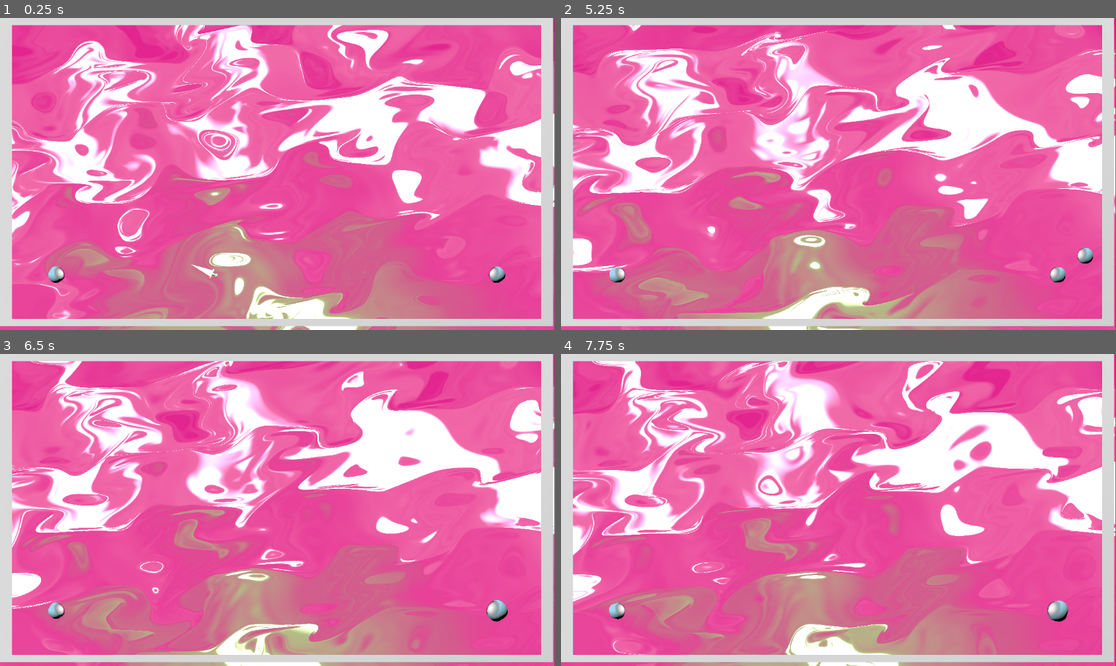
Above: before the commit, frames 1-4 (two rows, left to right).
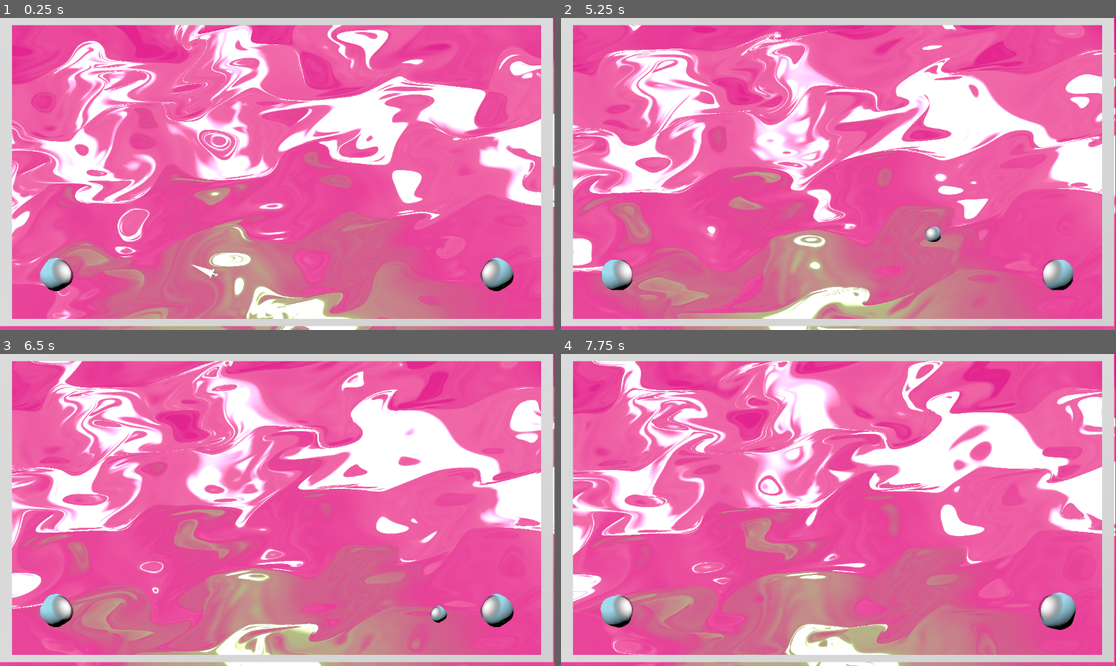
Above: after the commit, the same moments.

Repository: Ultimo-Momento-Responsable/GGJ2025
Game: Godot game, scene res://scenes/viewport.tscn
Same seed, same stepped clock (60 frames per second), same inputs: the game is played once before the commit and once after it.
Inputs:
- Up to frame 1 (0.25 s): no input
- Up to frame 2 (5.25 s): no input
- Up to frame 3 (6.5 s): no input
- Up to frame 4 (7.75 s): no input

The runs differ from the first frame. In frame 1, 0.9% of the frame differs, in the area x 7-93%, y 76-88%; in frame 2, 1.1%, in the area x 7-96%, y 66-88%; in frame 3, 0.9%; in frame 4, 1.0%.

Commit message:
feat: la bola

Diff:
--- a/scenes/arena_base.tscn
+++ b/scenes/arena_base.tscn
@@ -37,7 +37,7 @@
 sky_mode = 1
 
 [node name="Player1" parent="WorldEnvironment" instance=ExtResource("2_8abf3")]
-transform = Transform3D(1, 0, 0, 0, 1, 0, 0, 0, 1, -15, -7, 0)
+transform = Transform3D(2, 0, 0, 0, 2, 0, 0, 0, 2, -15, -7, 0)
 collision_mask = 5
 
 [node name="Limits" parent="WorldEnvironment" instance=ExtResource("2_r4jfj")]
@@ -52,5 +52,5 @@
 collision_mask = 5
 
 [node name="Player2" parent="WorldEnvironment" instance=ExtResource("2_8abf3")]
-transform = Transform3D(1, 0, 0, 0, 1, 0, 0, 0, 1, 15, -7, 0)
+transform = Transform3D(2, 0, 0, 0, 2, 0, 0, 0, 2, 15, -7, 0)
 player = "2"
--- a/scripts/boosters.gd
+++ b/scripts/boosters.gd
@@ -13,12 +13,6 @@
 		spawn_object()
 
 func spawn_object():
-	# Instanciar el objeto
 	var new_object = booster.instantiate()
-
-	# Configurar su posición
+	add_child(new_object)
 	new_object.global_transform.origin = Vector3(randf_range(-20, 20), randf_range(-10, 10), 0)
-
-	# Añadirlo a la escena
-	add_child(new_object)
-	print("¡Objeto instanciado!")
